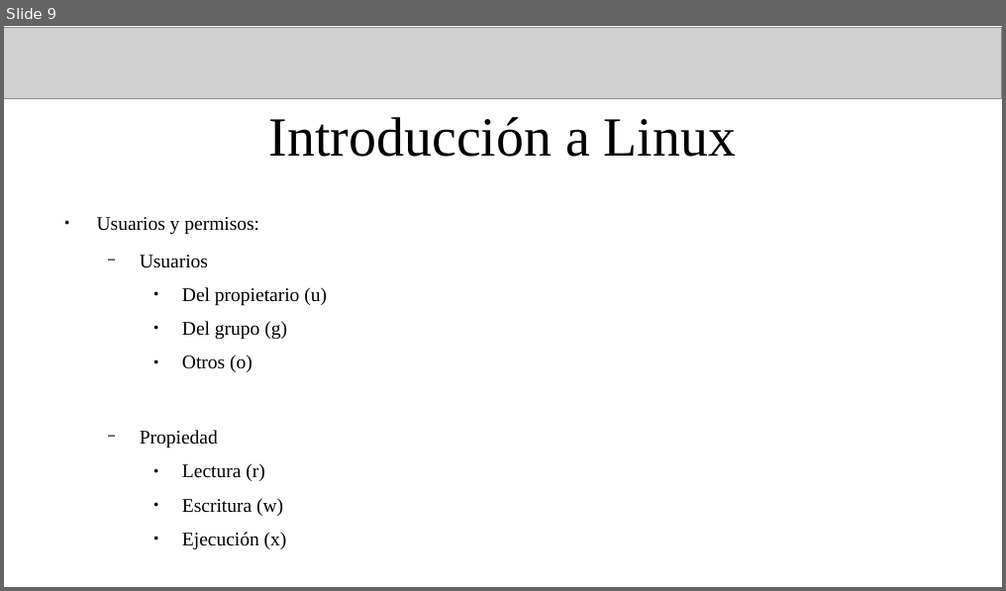
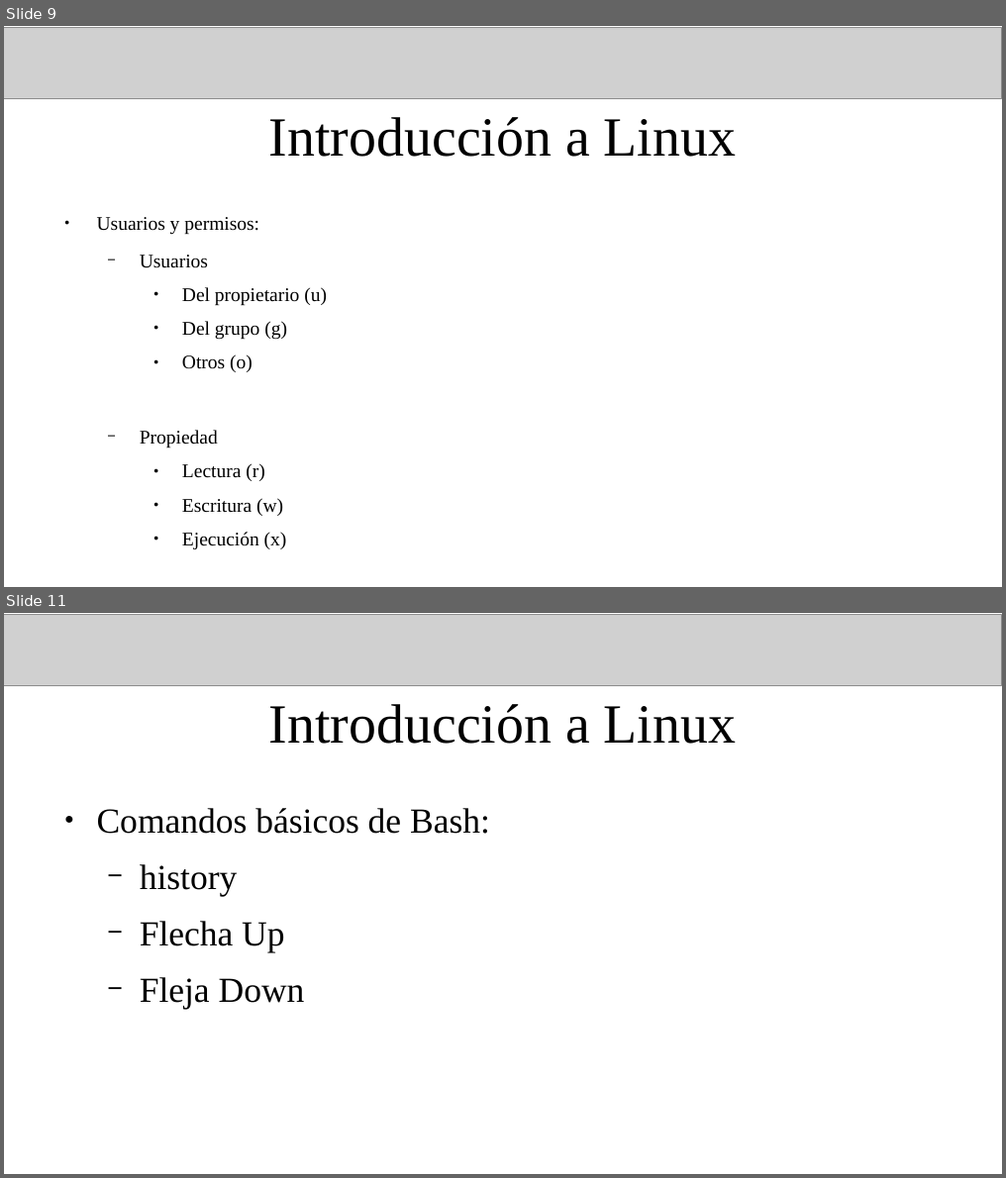
Before and after one commit to fiscompunipamplona/unidad1_IntroLinux, a slide deck: clases/clase-introLinux_1.odp. Shown one above the other, each under a label of ours: slide 9 before the commit, slides 9 and 11 after it; the slides between them are not shown. The pictures are 1006x591 and 1006x1178 pixels, drawn with LibreOffice and Linux fonts; fonts in the diff are those of the drawing; grey boxes stand for pictures. Boxes give left, top, right and bottom in pixels: in the first picture for what was removed or moved away, otherwise in the second. Text is boxed around its words. In the diff, an @@ line names an element or a change of style, - is before the commit and + after.

```diff
--- a/clases/clase-introLinux_1.odp
+++ b/clases/clase-introLinux_1.odp
@@ slide 11 added at (4,613,1002,1174), background #FFFFFF @@
@@ picture added at (4,615,1002,685) @@
@@ title added at (269,704,736,744), 44 pt, text #000000 @@
+Introducción a Linux
@@ text added at (97,808,490,1009), 28 pt, text #000000 @@
+● Comandos básicos de Bash:
+  − history
+  − Flecha Up
+  − Fleja Down
```
Also in this commit, not shown: 3 slides changed, 6 other slides added, 8 other files.
